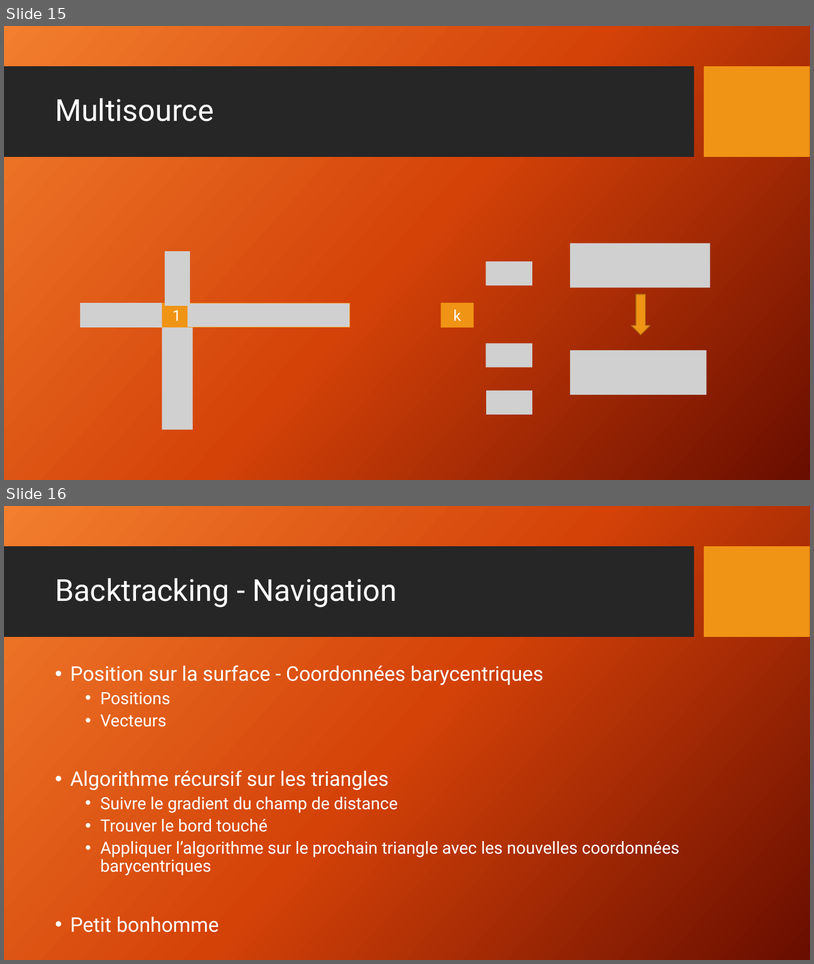
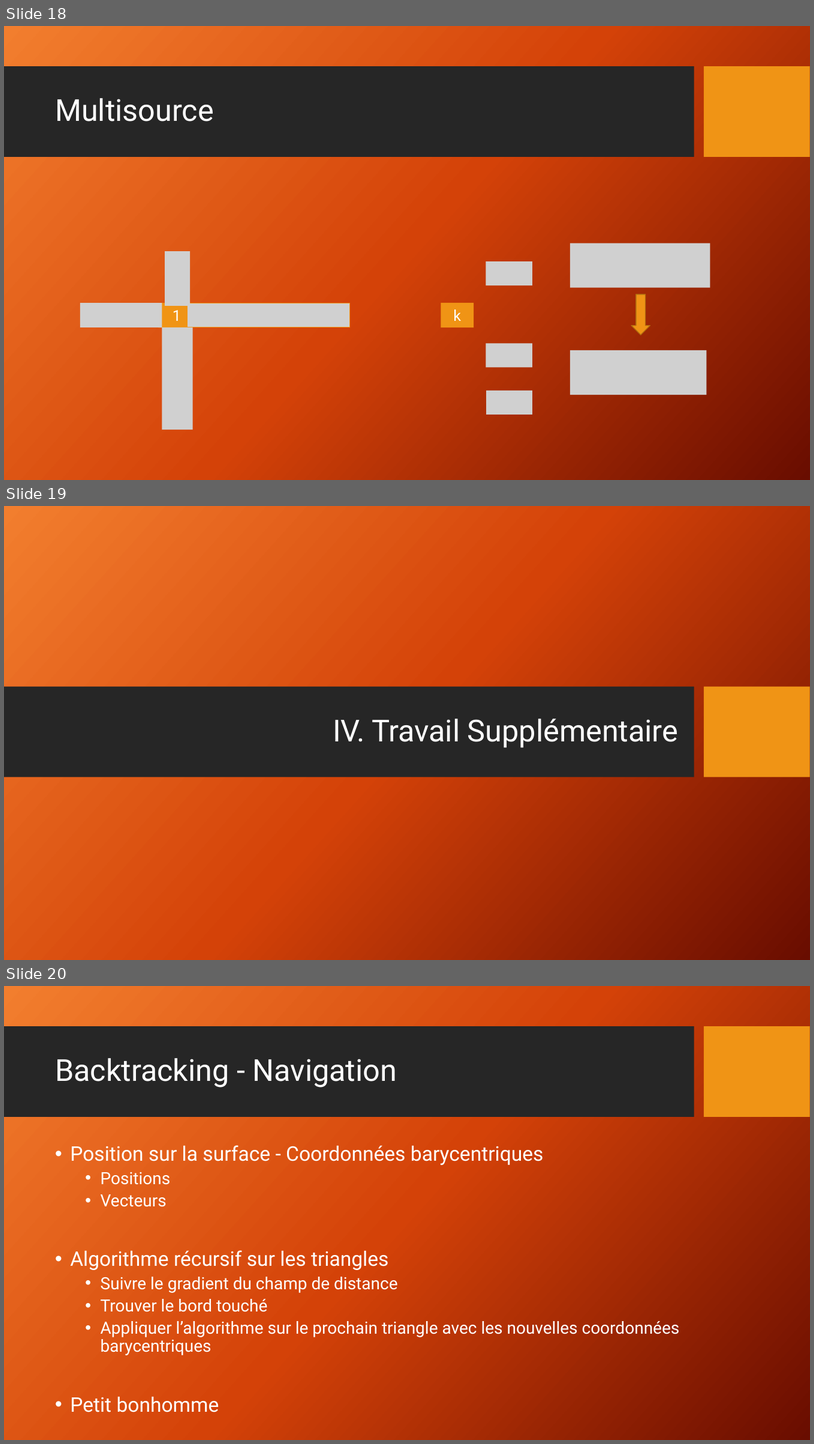
Before and after one commit to supercontact/PathFinding, a slide deck: report/Geodesics in Heat.pptx. Shown one above the other, each under a label of ours: slides 15 and 16 before the commit, slides 18, 19 and 20 after it. The pictures are 814x964 and 814x1444 pixels, drawn with LibreOffice and Linux fonts; fonts in the diff are those of the drawing; grey boxes stand for pictures; background and template pictures are left out. Boxes give left, top, right and bottom in pixels: in the first picture for what was removed or moved away, otherwise in the second. Text is boxed around its words. In the diff, an @@ line names an element or a change of style, - is before the commit and + after.

```diff
--- a/report/Geodesics in Heat.pptx
+++ b/report/Geodesics in Heat.pptx
@@ slide 19 added at (4,506,810,960), background picture (left out) @@
@@ rectangle added at (4,686,694,777), fill #262626 @@
@@ rectangle added at (705,686,810,777), fill #F09415 @@
@@ title added at (333,718,678,748), 36 pt, text #FFFFFF @@
+IV. Travail Supplémentaire
@@ what was slide 15 is now slide 18 @@
@@ what was slide 16 is now slide 20 @@
```
Also in this commit, not shown: 1 slide changed, 3 other slides added, 2 other files.
